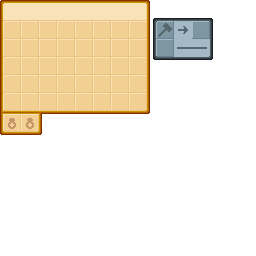
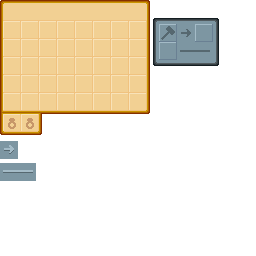
Before/after of a (256, 256) layered artwork. What changed in the layer stack:
renamed "Layer 36" to "Layer 37", painted on it over [0, 3, 219, 181]
